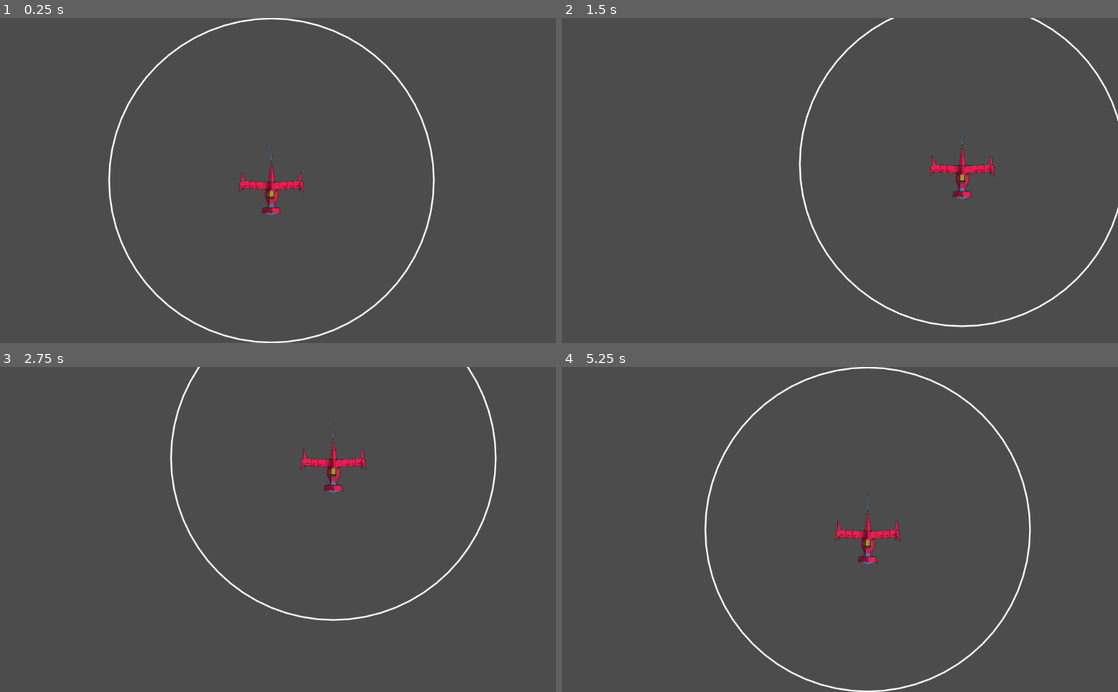
Above: before the commit, frames 1-4 (two rows, left to right).
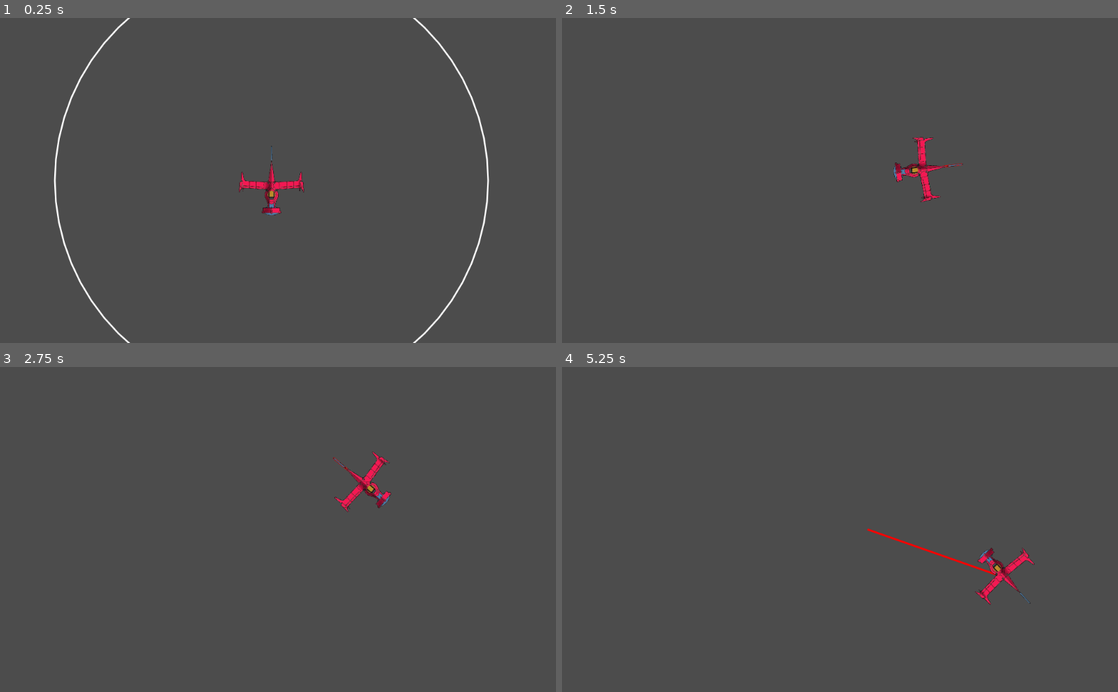
Above: after the commit, the same moments.

Repository: Athakaspen/spacetrpg
Game: Godot game, scene res://Scenes/Scene1.tscn
The game is run twice, just before and just after one commit, with the same random seed, the same clock (stepped at 60 frames per second) and the same inputs.
Inputs (mouse positions are in pixels of both pictures, inside the frame that each line leads up to):
- Up to frame 1 (0.25 s): no input
- Up to frame 2 (1.5 s): tap Enter at 0.5 s; move the mouse to (962, 164) at 0.52 s; click (962, 164) at 0.6 s; move the mouse to (728, 196) at 1.27 s; click (728, 196) at 1.35 s
- Up to frame 3 (2.75 s): move the mouse to (333, 458) at 2.02 s; click (333, 458) at 2.1 s
- Up to frame 4 (5.25 s): move the mouse to (812, 594) at 2.77 s; click (812, 594) at 2.85 s; move the mouse to (1006, 578) at 3.52 s; click (1006, 578) at 3.6 s; move the mouse to (673, 480) at 4.27 s; click (673, 480) at 4.35 s; move the mouse to (867, 529) at 5.02 s; click (867, 529) at 5.1 s

The runs differ from the first frame. In frame 1, 2.2% of the frame differs, in the area x 9-88%, y 0-100%; in frame 2, 2.0%; in frame 3, 1.9%; in frame 4, 2.5%, in the area x 25-85%, y 0-100%.

Commit message:
Movement improvement

Diff:
--- a/Scripts/Swordfish.gd
+++ b/Scripts/Swordfish.gd
@@ -2,14 +2,24 @@
 
 enum MODE {
 	WAITING_FOR_INPUT
-	MOVING
+	ACCELERATING
+	DECELERATING
 	}
+
+
+export var moveDist = 400;
 
 var STATE;
 var goalPosition;
-export var moveDist = 300;
+var acceleration = 500;
+var maxSpeed = 1500;
+var velocity = Vector2(0,0);
+var angle_acceleration = 1;
+var angle_maxspeed = 1;
+var angle_velocity = 0;
 
-var draw_moveline
+var draw_moveline;
+var draw_range;
 
 var mousePos
 # Called when the node enters the scene tree for the first time.
@@ -25,21 +35,35 @@
 			mousePos = get_viewport().get_mouse_position()
 			# Draw line from ship to mouse if mouse is in range.
 			draw_moveline = self.position.distance_to(mousePos) <= moveDist
+			draw_range = self.position.distance_to(mousePos) >= moveDist
 			if Input.is_action_just_pressed("MoveShip"):
 				if self.position.distance_to(mousePos) <= moveDist:
 					initiateMove(mousePos)
+
 		# Animating movement to new location, do not accept new movement commands.
-		MODE.MOVING:
-			self.position = goalPosition;
-			STATE = MODE.WAITING_FOR_INPUT
+		MODE.ACCELERATING:
+			self.velocity.y -= acceleration*delta; # add acceleration to velocity vector (-y = forward)
+			velocity.y = clamp(velocity.y, -maxSpeed, maxSpeed)
+			applyVelocity(delta)
+			if self.position.distance_to(goalPosition)<=pow(velocity.y,2)/(2*acceleration): # If the remaining distance is less than the braking distance,
+				self.STATE = MODE.DECELERATING; # begin decelerating.
+
+		MODE.DECELERATING:
+			self.velocity.y += acceleration*delta; # subtract acceleration from velocity vector (+y = reverse)
+			applyVelocity(delta)
+			if velocity.y>=0: # if the ship has come to a stop,
+				velocity.y = 0; # remove all extra velocity
+				self.position = goalPosition; # move to exactly the target position
+				STATE = MODE.WAITING_FOR_INPUT # change state
 
 	# Run the draw function each frame
 	update()
 
 func _draw():
-	draw_ring(Vector2(0,0), moveDist, 2, Color.white, 64)
+	if draw_range:
+		draw_ring(Vector2(0,0), moveDist, 2, Color.white, 64)
 	if draw_moveline == true:
-		draw_line(Vector2(0,0), mousePos-self.position, Color.red, 2.5, true)
+		draw_line(Vector2(0,0), to_local(mousePos), Color.red, 2.5, true)
 
 # draws an empty circle
 func draw_ring(center:Vector2, radius:float, thickness:float, color:Color, resolution:int):
@@ -55,4 +79,8 @@
 
 func initiateMove(Position):
 	self.goalPosition = Position
-	self.STATE = MODE.MOVING
+	self.rotation += get_angle_to(goalPosition)+deg2rad(90) # instantly rotate to face target
+	self.STATE = MODE.ACCELERATING
+
+func applyVelocity(delta):
+	self.position += velocity.rotated(self.rotation)*delta # Apply velocity relative to ship OCS
